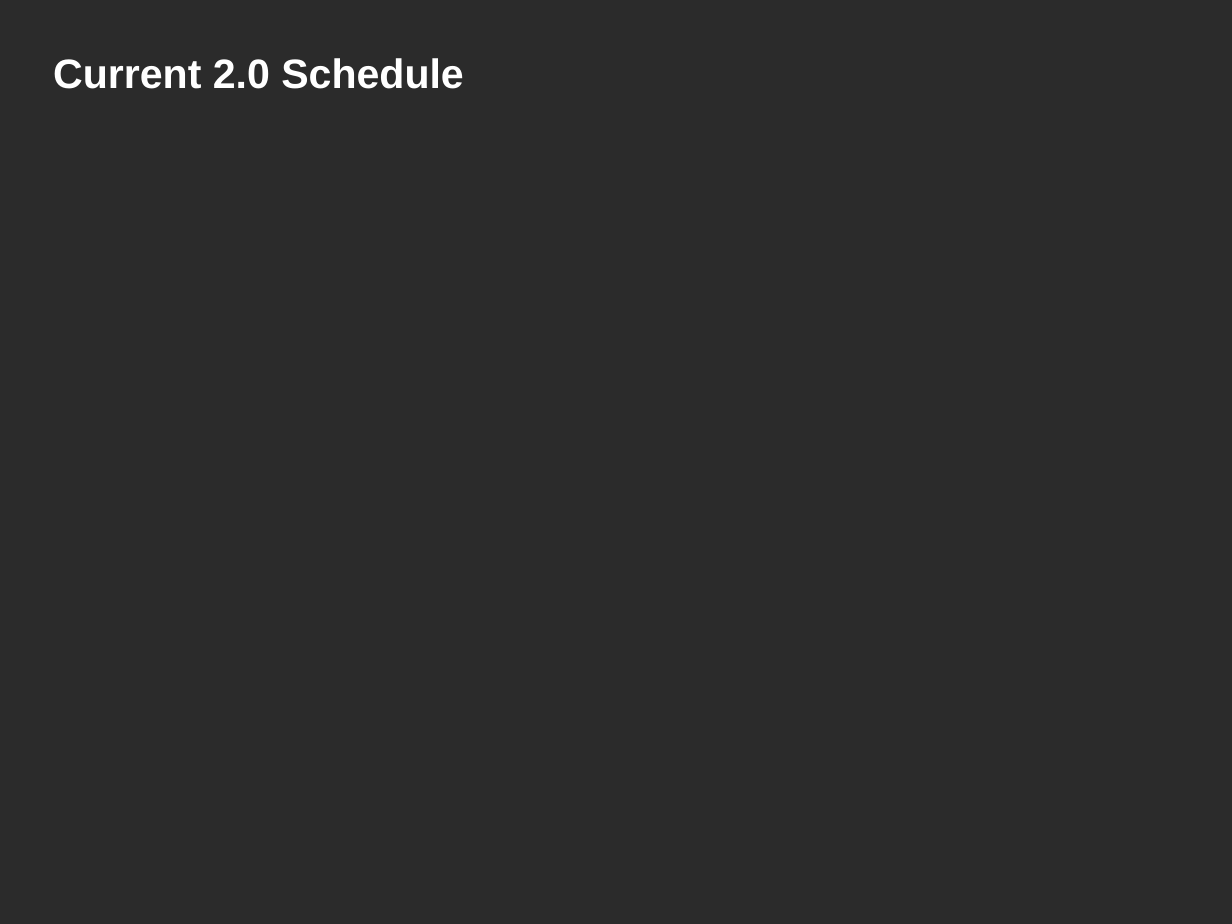
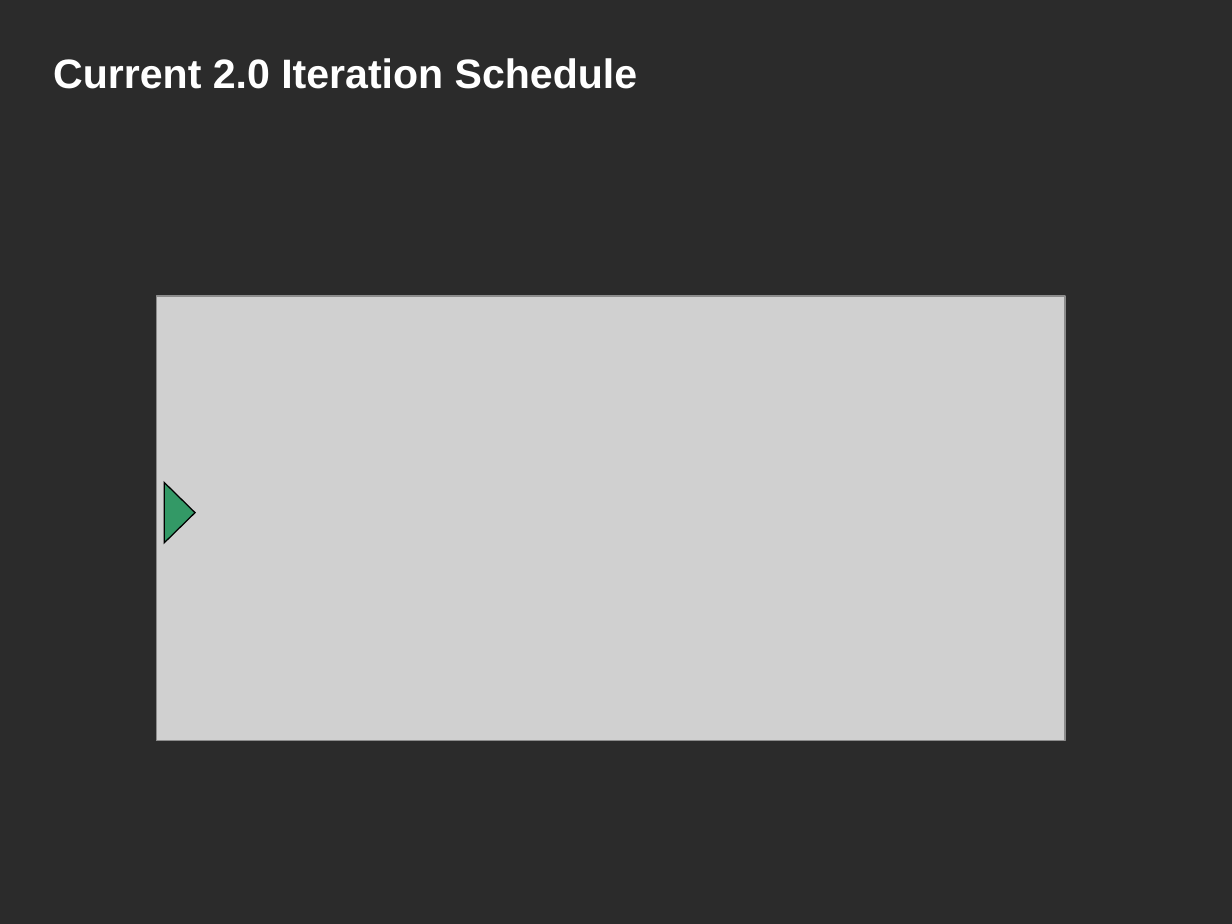
Before and after one commit to NCIP/caarray-docs, a slide deck: slide 11 of project_management/reports/development_to_qa_handoff.ppt (slide 5 before the commit). Drawn at 1232x924 pixels with LibreOffice and Linux fonts; fonts in the diff are those of the drawing; grey boxes stand for pictures; background and template pictures are left out; a plain dark background stands for a picture behind light text. Boxes give left, top, right and bottom in pixels: in the first picture for what was removed or moved away, otherwise in the second. Text is boxed around its words. In the diff, an @@ line names an element or a change of style, - is before the commit and + after.

```diff
--- a/project_management/reports/development_to_qa_handoff.ppt
+++ b/project_management/reports/development_to_qa_handoff.ppt
@@ title at [53,58,637,89]: text changed @@
-Current 2.0 Schedule
+Current 2.0 Iteration Schedule
@@ picture added at [156,296,1066,740] @@
@@ triangle added at [164,483,195,543], fill #339966, outline #000000 0.74 pt @@
```
Also in this commit, not shown: 7 other slides changed, 13 slides added, 3 slides removed.
